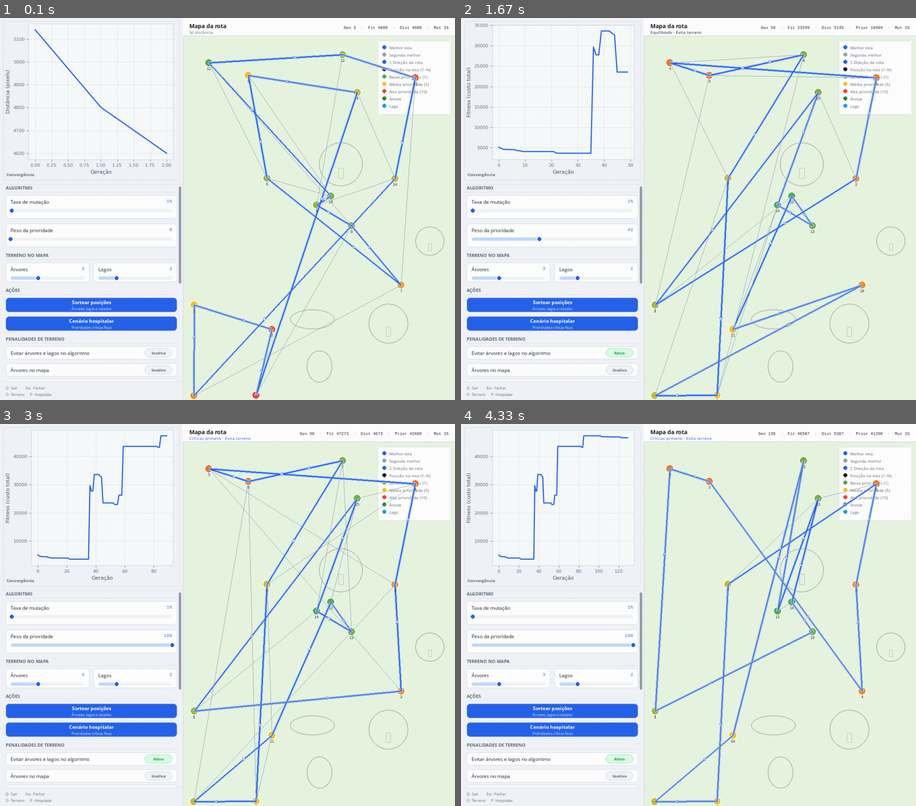
Above: before the commit, frames 1-4 (two rows, left to right).
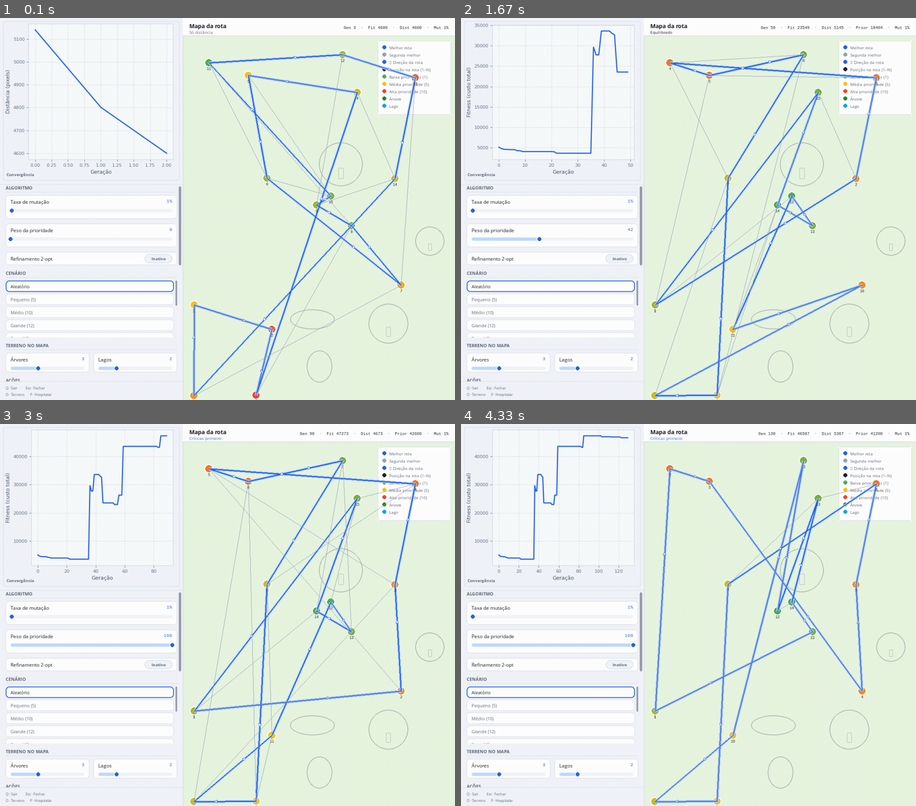
Above: after the commit, the same moments.

Repository: edvansanchoo/genetic_algorithm_tsp-main
Game: pygame game, started from main.py
Same seed, same stepped clock (60 frames per second), same inputs: the game is played once before the commit and once after it.
Inputs (mouse positions are in pixels of both pictures, inside the frame that each line leads up to):
- Up to frame 1 (0.1 s): no input
- Up to frame 2 (1.67 s): hold P 0.33-0.8 s; click (529, 350) at 0.88 s; press the mouse at (552, 228) at 1.2 s; move the mouse to (574, 186) at 1.3 s; release the mouse at (592, 147) at 1.43 s; click (538, 285) at 1.55 s
- Up to frame 3 (3 s): press the mouse at (91, 634) at 1.87 s; move the mouse to (154, 649) at 1.97 s; release the mouse at (222, 668) at 2.1 s; press the mouse at (91, 496) at 2.2 s; move the mouse to (222, 626) at 2.3 s; release the mouse at (354, 752) at 2.43 s; press the mouse at (91, 496) at 2.53 s; move the mouse to (127, 527) at 2.63 s; release the mouse at (168, 553) at 2.77 s; press the mouse at (177, 630) at 2.87 s; move the mouse to (222, 595) at 2.97 s
- Up to frame 4 (4.33 s): release the mouse at (734, 557) at 3.1 s; hold P 3.17-3.63 s; hold P 3.67-4.13 s; hold P from 4.17 s (still down)

The runs differ from the first frame. In frame 1, 4.4% of the frame differs, in the area x 1-40%, y 61-96%; in frame 2, 4.5%; in frame 3, 4.5%, in the area x 1-56%, y 3-96%; in frame 4, 4.5%.

Commit message:
feat(ui): add scenario selector and 2-opt toggle
Wire preset switching and optional 2-opt refinement into the sidebar controls, preserving state on window resize.

Co-authored-by: Cursor <cursoragent@cursor.com>

Diff:
--- a/traveling_salesman_problem/config/application_settings.py
+++ b/traveling_salesman_problem/config/application_settings.py
@@ -26,6 +26,7 @@
     mutation_slider_height: int = 58
     count_slider_height: int = 48
     regenerate_button_height: int = 36
+    scenario_selector_viewport_height: int = 140
 
     @property
     def plot_horizontal_offset(self) -> int:
--- a/traveling_salesman_problem/simulation/pygame_application.py
+++ b/traveling_salesman_problem/simulation/pygame_application.py
@@ -44,6 +44,16 @@
     )
     simulation.mutation_slider.draw(content_surface)
     simulation.priority_weight_slider.draw(content_surface)
+    simulation.two_opt_toggle.draw(content_surface)
+
+    draw_section_header(
+        content_surface,
+        VisualTheme.control_margin,
+        simulation.section_scenario_y,
+        controls_width,
+        "Cenário",
+    )
+    simulation.scenario_selector.draw(content_surface)
 
     draw_section_header(
         content_surface,
@@ -118,12 +128,24 @@
 
     while is_running:
         for event in pygame.event.get():
-            if sidebar_scroll.handle_event(event):
+            if event.type == pygame.MOUSEWHEEL:
+                if sidebar_scroll.is_mouse_in_viewport(pygame.mouse.get_pos()):
+                    content_position = sidebar_scroll.translate_position(pygame.mouse.get_pos())
+                    if simulation.scenario_selector.handle_wheel(event.y, content_position):
+                        continue
+                if sidebar_scroll.handle_event(event):
+                    continue
+            elif sidebar_scroll.handle_event(event):
                 continue
 
             if event.type == pygame.QUIT:
                 is_running = False
             elif event.type == pygame.VIDEORESIZE:
+                saved_scenario_id = simulation.active_scenario_id
+                saved_two_opt_active = simulation.two_opt_toggle.is_active
+                saved_mutation = simulation.mutation_slider.value
+                saved_priority_weight = simulation.priority_weight_slider.value
+
                 screen = pygame.display.set_mode(event.size, pygame.RESIZABLE)
 
                 settings = ApplicationSettings(
@@ -131,7 +153,16 @@
                     window_height=event.h,
                 )
                 simulation = SimulationState(settings=settings)
+                simulation.active_scenario_id = saved_scenario_id
                 simulation.initialize()
+
+                simulation.two_opt_toggle.is_active = saved_two_opt_active
+                simulation.mutation_slider.value = saved_mutation
+                simulation.priority_weight_slider.value = saved_priority_weight
+                if saved_scenario_id != "random":
+                    simulation.apply_scenario(saved_scenario_id)
+                else:
+                    simulation.scenario_selector.set_active("random")
 
                 sidebar_scroll = SidebarScrollView(
                     viewport_top=settings.scroll_viewport_top,
--- a/traveling_salesman_problem/simulation/simulation_state.py
+++ b/traveling_salesman_problem/simulation/simulation_state.py
@@ -15,6 +15,9 @@
 from traveling_salesman_problem.genetic_algorithm.population import (
     generate_random_population,
     sort_population_by_fitness,
+)
+from traveling_salesman_problem.genetic_algorithm.predefined_problems import (
+    get_scenario_coordinates,
 )
 from traveling_salesman_problem.genetic_algorithm.selection import evolve_next_generation
 from traveling_salesman_problem.obstacles.models import Obstacle
@@ -33,7 +36,9 @@
     ActionButton,
     IntegerSlider,
     MutationSlider,
+    ScenarioSelector,
     TerrainControlPanel,
+    ToggleButton,
 )
 
 CityCoordinate = Tuple[int, int]
@@ -61,11 +66,17 @@
     regenerate_positions_button: Optional[ActionButton] = None
     hospital_preset_button: Optional[ActionButton] = None
     terrain_control_panel: Optional[TerrainControlPanel] = None
+    two_opt_toggle: Optional[ToggleButton] = None
+    scenario_selector: Optional[ScenarioSelector] = None
+
+    active_scenario_id: str = "random"
+    effective_number_of_cities: int = 0
 
     last_tree_count: int = 0
     last_lake_count: int = 0
 
     section_algorithm_y: int = 0
+    section_scenario_y: int = 0
     section_quantity_y: int = 0
     section_actions_y: int = 0
     section_terrain_y: int = 0
@@ -87,6 +98,42 @@
         delivery_panel_y = self.delivery_order_section_y + 26
         delivery_panel_height = 18 + 6 + delivery_row_count * 16 + 20
         return delivery_panel_y + delivery_panel_height
+
+    def reset_simulation_history(self) -> None:
+        self.best_fitness_history.clear()
+        self.best_route_history.clear()
+        self.generation_counter = itertools.count(start=1)
+
+    def load_cities_for_scenario(self, scenario_id: str) -> List[CityCoordinate]:
+        fixed_coordinates = get_scenario_coordinates(scenario_id)
+        if fixed_coordinates is not None:
+            return list(fixed_coordinates)
+        settings = self.settings
+        city_count = settings.number_of_cities
+        return [
+            generate_random_city_coordinate(
+                settings.window_width,
+                settings.window_height,
+                settings.plot_horizontal_offset,
+                settings.city_node_radius,
+                self.terrain_features,
+            )
+            for _ in range(city_count)
+        ]
+
+    def apply_scenario(self, scenario_id: str) -> None:
+        settings = self.settings
+        self.active_scenario_id = scenario_id
+        if self.scenario_selector is not None:
+            self.scenario_selector.set_active(scenario_id)
+        self.city_coordinates[:] = self.load_cities_for_scenario(scenario_id)
+        self.effective_number_of_cities = len(self.city_coordinates)
+        self.city_priorities[:] = generate_random_priorities(self.effective_number_of_cities)
+        self.population[:] = generate_random_population(
+            self.city_coordinates,
+            settings.population_size,
+        )
+        self.reset_simulation_history()
 
     def initialize(self) -> None:
         settings = self.settings
@@ -119,6 +166,8 @@
             settings.population_size,
         )
 
+        self.effective_number_of_cities = len(self.city_coordinates)
+
         self._create_control_widgets()
         self.last_tree_count = settings.initial_tree_count
         self.last_lake_count = settings.initial_lake_count
@@ -127,11 +176,35 @@
         settings = self.settings
         controls_width = settings.plot_horizontal_offset - 2 * VisualTheme.control_margin
         half_width = (controls_width - VisualTheme.control_gap) // 2
+        saved_two_opt_active = (
+            self.two_opt_toggle.is_active if self.two_opt_toggle is not None else False
+        )
 
         self.section_algorithm_y = 0
         mutation_y = self.section_algorithm_y + 26
         priority_weight_y = mutation_y + settings.mutation_slider_height + 12
-        self.section_quantity_y = priority_weight_y + settings.mutation_slider_height + 12
+        two_opt_y = priority_weight_y + settings.mutation_slider_height + 12
+        self.section_scenario_y = two_opt_y + 32 + 12
+        scenario_selector_y = self.section_scenario_y + 26
+
+        self.two_opt_toggle = ToggleButton(
+            position_x=VisualTheme.control_margin,
+            position_y=two_opt_y,
+            width=controls_width,
+            height=32,
+            label="Refinamento 2-opt",
+            is_active=saved_two_opt_active,
+        )
+
+        self.scenario_selector = ScenarioSelector(
+            position_x=VisualTheme.control_margin,
+            position_y=scenario_selector_y,
+            width=controls_width,
+            viewport_height=settings.scenario_selector_viewport_height,
+            active_scenario_id=self.active_scenario_id,
+        )
+
+        self.section_quantity_y = scenario_selector_y + settings.scenario_selector_viewport_height + 12
         terrain_count_y = self.section_quantity_y + 26
         self.section_actions_y = terrain_count_y + settings.count_slider_height + 12
         regenerate_y = self.section_actions_y + 26
@@ -227,6 +300,8 @@
         self.city_priorities[:] = apply_hospital_priority_preset(len(self.city_coordinates))
 
     def shuffle_terrain_and_cities(self) -> None:
+        if self.active_scenario_id != "random":
+            self.apply_scenario("random")
         settings = self.settings
         reshuffle_terrain_feature_positions(
             self.terrain_features,
@@ -239,7 +314,7 @@
         reshuffle_cities_and_population(
             self.city_coordinates,
             self.city_priorities,
-            settings.number_of_cities,
+            self.effective_number_of_cities,
             settings.population_size,
             self.population,
             self.best_fitness_history,
@@ -254,6 +329,8 @@
     def handle_control_events(self, event: pygame.event.Event) -> None:
         self.mutation_slider.handle_event(event)
         self.priority_weight_slider.handle_event(event)
+        self.two_opt_toggle.handle_event(event)
+        self.scenario_selector.handle_event(event)
         self.tree_count_slider.handle_event(event)
         self.lake_count_slider.handle_event(event)
         self.regenerate_positions_button.handle_event(event)
@@ -268,6 +345,11 @@
                 self.apply_hospital_preset()
 
     def update_terrain_counts_if_changed(self) -> None:
+        if self.scenario_selector.was_changed:
+            self.scenario_selector.was_changed = False
+            self.apply_scenario(self.scenario_selector.active_scenario_id)
+            return
+
         if self.hospital_preset_button.was_pressed:
             self.hospital_preset_button.was_pressed = False
             self.apply_hospital_preset()
@@ -332,10 +414,9 @@
             population_fitness,
             settings.population_size,
             mutation_probability,
-
-            # os melhores resultados foram obtidos com a combinação elitismo = 3 e mutação = adjacent
             mutation_type="adjacent",
             n_elite=3,
+            use_2opt=self.two_opt_toggle.is_active,
         )
 
         generation_number = next(self.generation_counter)
--- a/traveling_salesman_problem/visualization/widgets/__init__.py
+++ b/traveling_salesman_problem/visualization/widgets/__init__.py
@@ -5,11 +5,15 @@
     ObstacleControlPanel,
     TerrainControlPanel,
 )
+from traveling_salesman_problem.visualization.widgets.scenario_selector import ScenarioSelector
+from traveling_salesman_problem.visualization.widgets.toggle_button import ToggleButton
 
 __all__ = [
     "ActionButton",
     "IntegerSlider",
     "MutationSlider",
     "ObstacleControlPanel",
+    "ScenarioSelector",
     "TerrainControlPanel",
+    "ToggleButton",
 ]
--- /dev/null
+++ b/traveling_salesman_problem/visualization/widgets/scenario_selector.py
@@ -0,0 +1,141 @@
+"""Seletor de cenário com botões estilo rádio e scroll interno."""
+
+import pygame
+
+from traveling_salesman_problem.config.visual_theme import VisualTheme
+from traveling_salesman_problem.genetic_algorithm.predefined_problems import SCENARIO_PRESETS
+from traveling_salesman_problem.visualization.application_layout import draw_card
+from traveling_salesman_problem.visualization.fonts import get_user_interface_font
+
+
+class ScenarioSelector:
+    OPTION_HEIGHT = 28
+    OPTION_GAP = 4
+    SCROLL_STEP = 32
+    SCROLLBAR_WIDTH = 4
+
+    def __init__(
+        self,
+        position_x: int,
+        position_y: int,
+        width: int,
+        viewport_height: int,
+        active_scenario_id: str = "random",
+    ) -> None:
+        self.position_x = position_x
+        self.position_y = position_y
+        self.width = width
+        self.viewport_height = viewport_height
+        self.active_scenario_id = active_scenario_id
+        self.was_changed = False
+        self.scroll_offset = 0.0
+        self._scenario_ids = list(SCENARIO_PRESETS.keys())
+
+    @property
+    def height(self) -> int:
+        return self.viewport_height
+
+    @property
+    def content_height(self) -> int:
+        count = len(self._scenario_ids)
+        return count * self.OPTION_HEIGHT + max(0, count - 1) * self.OPTION_GAP
+
+    @property
+    def max_scroll(self) -> float:
+        return max(0.0, float(self.content_height - self.viewport_height))
+
+    @property
+    def viewport_rectangle(self) -> pygame.Rect:
+        return pygame.Rect(self.position_x, self.position_y, self.width, self.viewport_height)
+
+    def set_active(self, scenario_id: str) -> None:
+        self.active_scenario_id = scenario_id
+        self._ensure_active_option_visible()
+
+    def clamp_scroll(self) -> None:
+        self.scroll_offset = max(0.0, min(self.scroll_offset, self.max_scroll))
+
+    def is_mouse_in_viewport(self, content_position: tuple[int, int]) -> bool:
+        return self.viewport_rectangle.collidepoint(content_position)
+
+    def handle_wheel(self, wheel_delta: int, content_position: tuple[int, int]) -> bool:
+        if not self.is_mouse_in_viewport(content_position) or self.max_scroll <= 0:
+            return False
+        self.scroll_offset -= wheel_delta * self.SCROLL_STEP
+        self.clamp_scroll()
+        return True
+
+    def _option_rectangle(self, index: int) -> pygame.Rect:
+        return pygame.Rect(
+            self.position_x,
+            self.position_y + index * (self.OPTION_HEIGHT + self.OPTION_GAP) - int(self.scroll_offset),
+            self.width - self.SCROLLBAR_WIDTH - 4,
+            self.OPTION_HEIGHT,
+        )
+
+    def _ensure_active_option_visible(self) -> None:
+        if self.active_scenario_id not in self._scenario_ids:
+            return
+        active_index = self._scenario_ids.index(self.active_scenario_id)
+        option_top = active_index * (self.OPTION_HEIGHT + self.OPTION_GAP)
+        option_bottom = option_top + self.OPTION_HEIGHT
+        visible_top = int(self.scroll_offset)
+        visible_bottom = visible_top + self.viewport_height
+        if option_top < visible_top:
+            self.scroll_offset = float(option_top)
+        elif option_bottom > visible_bottom:
+            self.scroll_offset = float(option_bottom - self.viewport_height)
+        self.clamp_scroll()
+
+    def handle_event(self, event: pygame.event.Event) -> None:
+        if event.type != pygame.MOUSEBUTTONDOWN or event.button != 1:
+            return
+        if not self.is_mouse_in_viewport(event.pos):
+            return
+        for index, scenario_id in enumerate(self._scenario_ids):
+            option_rect = self._option_rectangle(index)
+            if option_rect.collidepoint(event.pos):
+                if scenario_id != self.active_scenario_id:
+                    self.active_scenario_id = scenario_id
+                    self.was_changed = True
+                return
+
+    def draw(self, screen: pygame.Surface) -> None:
+        label_font = get_user_interface_font(12)
+        previous_clip = screen.get_clip()
+        screen.set_clip(self.viewport_rectangle)
+        for index, scenario_id in enumerate(self._scenario_ids):
+            option_rect = self._option_rectangle(index)
+            if option_rect.bottom < self.position_y or option_rect.top > self.position_y + self.viewport_height:
+                continue
+            is_active = scenario_id == self.active_scenario_id
+            draw_card(screen, option_rect)
+            if is_active:
+                pygame.draw.rect(
+                    screen,
+                    VisualTheme.accent,
+                    option_rect,
+                    width=2,
+                    border_radius=8,
+                )
+            preset = SCENARIO_PRESETS[scenario_id]
+            text_color = VisualTheme.text_primary if is_active else VisualTheme.text_muted
+            screen.blit(
+                label_font.render(preset.label, True, text_color),
+                (option_rect.x + 12, option_rect.centery - 7),
+            )
+        screen.set_clip(previous_clip)
+        self._draw_scrollbar(screen)
+
+    def _draw_scrollbar(self, screen: pygame.Surface) -> None:
+        if self.content_height <= self.viewport_height:
+            return
+        track_x = self.position_x + self.width - self.SCROLLBAR_WIDTH
+        track = pygame.Rect(track_x, self.position_y, self.SCROLLBAR_WIDTH, self.viewport_height)
+        thumb_height = max(20, int(track.height * self.viewport_height / self.content_height))
+        scrollable_track = track.height - thumb_height
+        scroll_ratio = 0.0 if self.max_scroll == 0 else self.scroll_offset / self.max_scroll
+        thumb_y = track.y + int(scrollable_track * scroll_ratio)
+        thumb = pygame.Rect(track.x, thumb_y, track.width, thumb_height)
+        pygame.draw.rect(screen, VisualTheme.neutral_background, track, border_radius=2)
+        pygame.draw.rect(screen, VisualTheme.neutral, thumb, border_radius=2)
